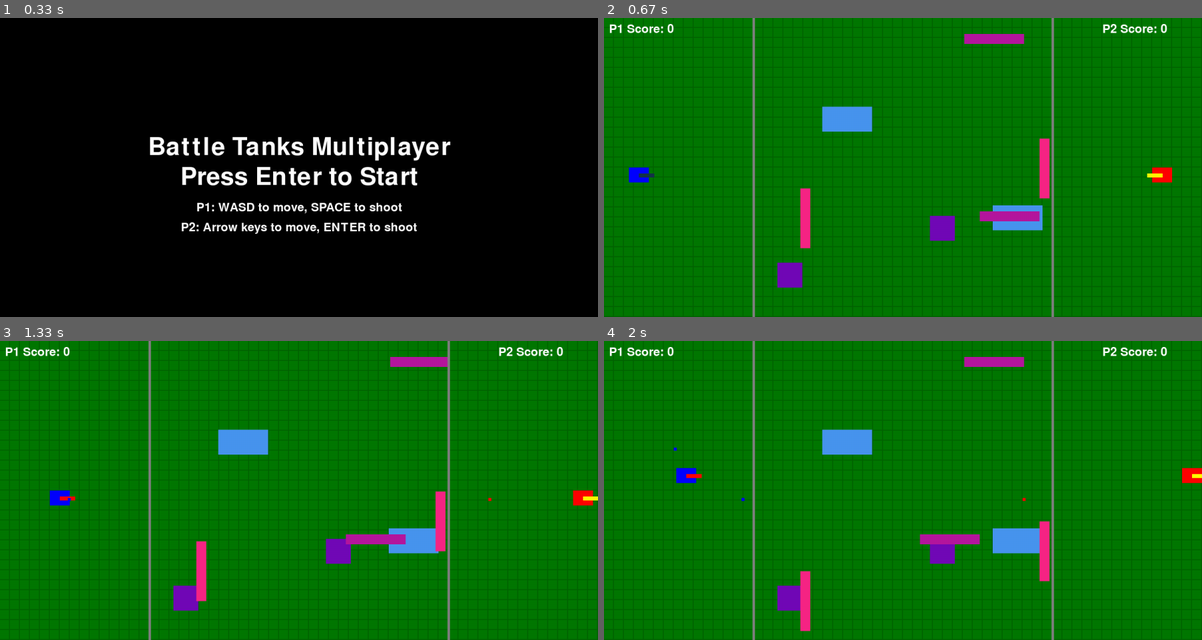
Above: before the commit, frames 1-4 (two rows, left to right).
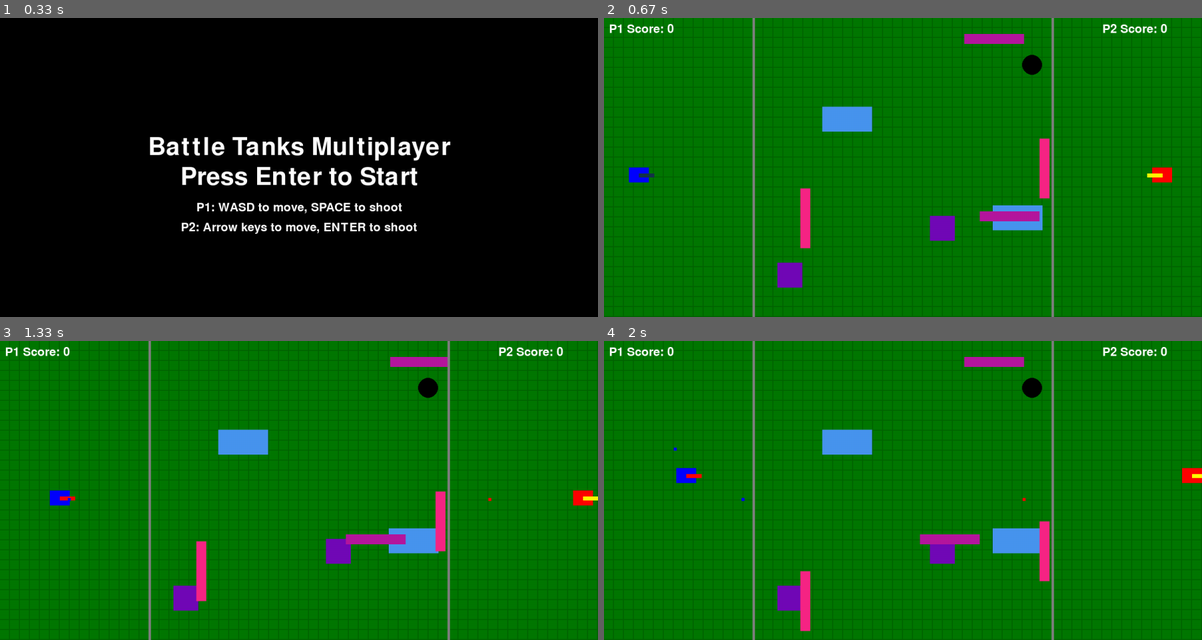
Above: after the commit, the same moments.

Repository: cassiel-st4vr0s/lpc2024
Game: pygame game, started from atividade005/main.py
Same seed, same stepped clock (60 frames per second), same inputs: the game is played once before the commit and once after it.
Inputs:
- Up to frame 1 (0.33 s): no input
- Up to frame 2 (0.67 s): tap Enter at 0.33 s
- Up to frame 3 (1.33 s): tap Enter at 0.67 s; hold Right from 1 s (still down); hold D from 1 s (still down); tap Space at 1.07 s
- Up to frame 4 (2 s): tap Space at 1.37, 1.57, 1.9 s; release Right at 1.47 s; release D at 1.47 s; hold Up 1.5-1.8 s; hold W 1.5-1.8 s; hold Right from 1.83 s (still down); hold D from 1.83 s (still down)

Frame 1 is identical in both runs. In frame 2, 0.2% of the frame differs, in the area x 69-74%, y 12-20%; in frame 3, 0.2%; in frame 4, 0.2%.

Commit message:
Added black hole obstacle

Diff:
--- a/atividade005/main.py
+++ b/atividade005/main.py
@@ -64,12 +64,13 @@
 
 # Obstacle Class for dynamic behaviors
 class Obstacle:
-    def __init__(self, rect, color, effect=None, move_direction=None, speed=2):
+    def __init__(self, rect, color, effect=None, move_direction=None, speed=2, is_circle=False):
         self.rect = rect
         self.color = color
         self.effect = effect  # Efeito no projétil ("increase", "decrease", ou None)
         self.move_direction = move_direction  # "horizontal" ou "vertical"
         self.speed = speed
+        self.is_circle = is_circle  # Se for True, o obstáculo será desenhado como um círculo
 
     def move(self):
         central_area_x_min = SCREEN_WIDTH // 4
@@ -86,7 +87,6 @@
             if self.rect.bottom > SCREEN_HEIGHT or self.rect.top < 0:
                 self.speed = -self.speed
 
-
     def apply_effect(self, projectile):
         if self.effect == "increase":
             projectile["speed"] = min(projectile["speed"] + 2, 15)  # Increase speed with a max cap
@@ -101,7 +101,7 @@
     central_area_x_min = SCREEN_WIDTH // 4
     central_area_x_max = 3 * SCREEN_WIDTH // 4
 
-    # Gerar múltiplos obstáculos
+    # Gerar múltiplos obstáculos normais
     for _ in range(2):  # Número de Light Blue e Purple
         # Light Blue (aumenta velocidade) - Obstáculo fixo
         width, height = 100, 50
@@ -129,8 +129,16 @@
         y = random.randint(0, SCREEN_HEIGHT - height)
         obstacles.append(Obstacle(pygame.Rect(x, y, width, height), PINK, move_direction="vertical", speed=3))
 
-
-# Modified draw function to include dynamic obstacles
+    # Gerar 1 ou 2 black holes (buracos negros)
+    for _ in range(random.randint(1, 2)):
+        size = random.randint(40, 60)  # Tamanho do círculo
+        x = random.randint(central_area_x_min, central_area_x_max - size)
+        y = random.randint(0, SCREEN_HEIGHT - size)
+        obstacles.append(Obstacle(pygame.Rect(x, y, size, size), BLACK, is_circle=True))  # Buraco negro é circular
+
+
+
+# Modified draw function to include dynamic obstacles and black holes
 def draw():
     screen.fill(BLACK)
 
@@ -142,7 +150,12 @@
 
     # Draw obstacles
     for obstacle in obstacles:
-        pygame.draw.rect(screen, obstacle.color, obstacle.rect)
+        if obstacle.is_circle:
+            # Desenhar buraco negro como círculo
+            pygame.draw.circle(screen, obstacle.color, obstacle.rect.center, obstacle.rect.width // 2)
+        else:
+            # Desenhar os outros obstáculos como retângulos
+            pygame.draw.rect(screen, obstacle.color, obstacle.rect)
 
     # Draw tanks
     draw_tank(screen, player1)
@@ -203,19 +216,25 @@
         # Verificar colisões com obstáculos
         for obstacle in obstacles:
             if proj["rect"].colliderect(obstacle.rect):
+                if obstacle.is_circle and obstacle.color == BLACK:
+                    # Se for um buraco negro, o projétil desaparece
+                    projectiles.remove(proj)
+                    break
+
                 # Aplicar efeito de velocidade conforme o tipo de obstáculo
                 obstacle.apply_effect(proj)
 
-                # Ricochetear nos obstáculos, apenas se não forem obstáculos de ajuste de velocidade
-                if obstacle.move_direction is None:  # Obstáculos estáticos
+                # Ricochetear nos obstáculos (não ricocheteia no buraco negro)
+                if not obstacle.is_circle:  # Somente ricochetear se não for buraco negro
                     if proj["rect"].right > obstacle.rect.left and proj["rect"].left < obstacle.rect.left:
                         proj["direction"].x *= -1
                     elif proj["rect"].left < obstacle.rect.right and proj["rect"].right > obstacle.rect.right:
                         proj["direction"].x *= -1
-                    elif proj["rect"].bottom > obstacle.rect.top and proj["rect"].top < obstacle.rect.top:
+                    if proj["rect"].bottom > obstacle.rect.top and proj["rect"].top < obstacle.rect.top:
                         proj["direction"].y *= -1
                     elif proj["rect"].top < obstacle.rect.bottom and proj["rect"].bottom > obstacle.rect.bottom:
                         proj["direction"].y *= -1
+
                 break
 
 
